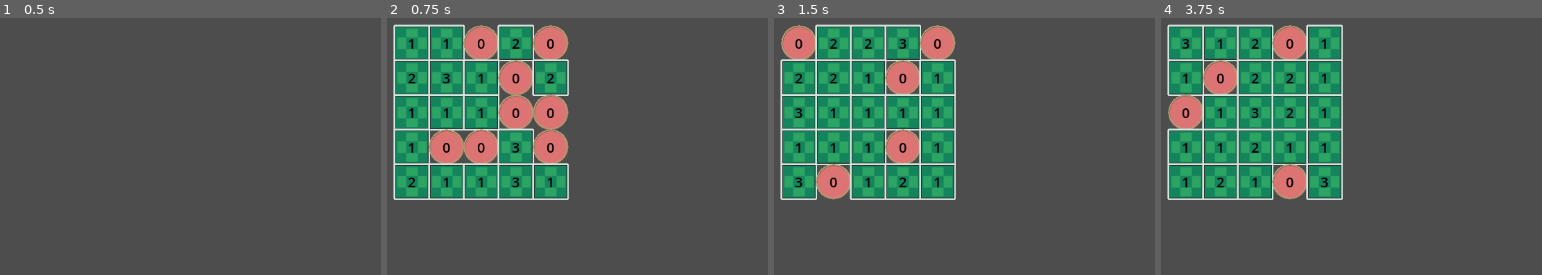
Above: before the commit, frames 1-4 (left to right).
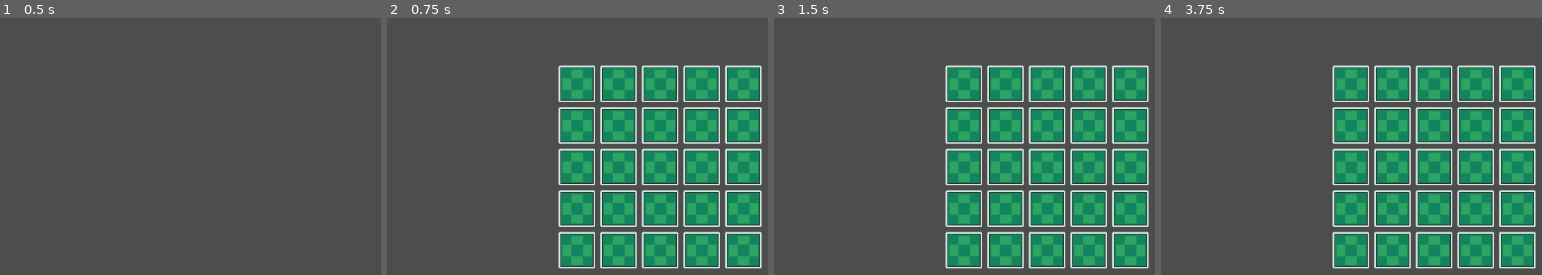
Above: after the commit, the same moments.

Repository: ShawnButler2021/Voltorb-Flip-Solver
Game: Godot game, scene res://Graph Test 3.tscn
The game is run twice, just before and just after one commit, with the same random seed, the same clock (stepped at 60 frames per second) and the same inputs.
Inputs (mouse positions are in pixels of both pictures, inside the frame that each line leads up to):
- Up to frame 1 (0.5 s): no input
- Up to frame 2 (0.75 s): tap Enter at 0.5 s; move the mouse to (outside the picture) at 0.52 s; tap C at 0.6 s; click (outside the picture) at 0.67 s
- Up to frame 3 (1.5 s): tap Space at 1.25 s; move the mouse to (800, 43) at 1.27 s; tap C at 1.35 s; click (800, 43) at 1.42 s
- Up to frame 4 (3.75 s): tap Enter at 2, 3.5 s; tap C at 2.1, 2.85, 3.6 s; click (1187, 43) at 2.17 s; tap Space at 2.75 s; move the mouse to (1187, 77) at 2.77 s; click (1187, 77) at 2.92 s; move the mouse to (1187, 43) at 3.52 s; click (1187, 43) at 3.67 s

Frame 1 is identical in both runs. In frame 2, 63% of the frame differs, in the area x 1-99%, y 2-98%; in frame 3, 63%; in frame 4, 64%.

Commit message:
Added images, Basic Setup

Diff:
--- a/Voltorb Flip Godot/Graph Test 3.gd
+++ b/Voltorb Flip Godot/Graph Test 3.gd
@@ -42,8 +42,11 @@
 			rootNode = find_node(nodeCreationList, 0, 0)
 			#solve_Voltflip(size, rootNode, rootNode)
 
-			#print(get_row_VoltCount(size))
-			#print(get_column_VoltCount(size))
+			print(get_row_VoltCount(size))
+			print(get_column_VoltCount(size))
+			print("");
+			print(get_column_sum(size))
+			print(get_row_sum(size))
 
 			#connect_nodes(inputNode, null);
 
@@ -69,16 +72,13 @@
 			b.id = counter;
 			b.xCord = i;
 			b.yCord = j;
-			b.global_position = Vector2(i * 50, j * 50);
+			b.global_position = Vector2(i * 60, j * 60);
 			# Create Voltblip value
-			b.update_visual(randi_range(0, 4))
-
+			b.set_value(randi_range(0, 5))
 
 			nodeCreationList.append(b)
 			get_parent().add_child(b)
 		#
-
-
 	var copyList = nodeCreationList.duplicate()
 
 	for i in size:
@@ -100,7 +100,7 @@
 	for i in size:
 		var sum = 0;
 		for j in size:
-			sum = sum + selectedNode.id
+			sum = sum + selectedNode.nodeValue
 			selectedNode = selectedNode.southNode
 
 		columnSums.append(sum)
@@ -116,7 +116,7 @@
 	for i in size:
 		var sum = 0;
 		for j in size:
-			sum = sum + selectedNode.id
+			sum = sum + selectedNode.nodeValue
 			selectedNode = selectedNode.eastNode
 
 		rowSums.append(sum)
@@ -167,6 +167,7 @@
 
 	return(columnCount)
 
+#Not being used.
 func solve_Voltflip(size:int, selectedNode:Node, selectedRow:Node) -> bool:
 	print("SelectedNode: ", selectedNode.xCord, "  ", selectedNode.yCord)
 	print("Info: ", get_row_VoltCount(size)[selectedNode.yCord] , "  ",  rowVoltCount[selectedNode.yCord])
@@ -199,7 +200,6 @@
 	else:
 		return(solve_Voltflip(size, selectedNode, selectedRow))
 
-#Not being used.
 func connect_nodes(inputNode, inputPrevious):
 	var notVisited = inputNode.visited_neighbors();
 
--- a/Voltorb Flip Godot/Graph Test 3.tscn
+++ b/Voltorb Flip Godot/Graph Test 3.tscn
@@ -8,4 +8,4 @@
 [node name="Timer" type="Timer" parent="."]
 
 [node name="Camera2D" type="Camera2D" parent="."]
-position = Vector2(465, 240)
+position = Vector2(227, 181)
--- a/Voltorb Flip Godot/node.gd
+++ b/Voltorb Flip Godot/node.gd
@@ -50,7 +50,12 @@
 
 func _on_area_2d_input_event(viewport: Node, event: InputEvent, shape_idx: int) -> void:
 	if event is InputEventMouseButton and event.button_index == MOUSE_BUTTON_LEFT and event.pressed:
-		print(xCord, " ", yCord)
+
+
+		if (nodeValue == 0):
+			$Sprite2D.frame = 1;
+		else:
+			upgrade_text(nodeValue)
 
 func update_previous(inputNode):
 	if (previousNodeList[0] == null):
@@ -65,12 +70,15 @@
 		return -1;
 
 func update_visual(spriteValue : int) -> void:
-
-	if (spriteValue == 4):
+	if (spriteValue >= 4):
 		spriteValue = 1;
-
 	nodeValue = spriteValue
 
-	upgrade_text(spriteValue)
+	#upgrade_text(spriteValue)
 	if (nodeValue == 0):
 		$Sprite2D.frame = 1;
+
+func set_value(inputValue :int) -> void:
+	if (inputValue >= 4):
+		inputValue = 1;
+	nodeValue = inputValue
--- a/Voltorb Flip Godot/node.tscn
+++ b/Voltorb Flip Godot/node.tscn
@@ -1,8 +1,9 @@
-[gd_scene load_steps=7 format=3 uid="uid://cbdkqkppd4owf"]
+[gd_scene load_steps=8 format=3 uid="uid://cbdkqkppd4owf"]
 
 [ext_resource type="Script" path="res://node.gd" id="1_tu7qa"]
 [ext_resource type="Texture2D" uid="uid://dquig5kdpw172" path="res://token_1.png" id="2_cn8n7"]
 [ext_resource type="Texture2D" uid="uid://cboxd1801hsdj" path="res://undiscoveredTile.png" id="2_iu3ii"]
+[ext_resource type="Texture2D" uid="uid://d0gkgpt4pwqhk" path="res://Voltorb.png" id="3_ncfsw"]
 [ext_resource type="Texture2D" uid="uid://bubkyhoy72cpq" path="res://token_3.png" id="3_va857"]
 
 [sub_resource type="SpriteFrames" id="SpriteFrames_yrnvy"]
@@ -10,6 +11,9 @@
 "frames": [{
 "duration": 1.0,
 "texture": ExtResource("2_iu3ii")
+}, {
+"duration": 1.0,
+"texture": ExtResource("3_ncfsw")
 }, {
 "duration": 1.0,
 "texture": ExtResource("3_va857")
Binary file added: Voltorb Flip Godot/BlueCounter4.png
Not shown, added: Voltorb Flip Godot/BlueCounter4.png.import
Binary file added: Voltorb Flip Godot/GreenCounter2.png
Not shown, added: Voltorb Flip Godot/GreenCounter2.png.import
Binary file added: Voltorb Flip Godot/OrangeCounter3.png
Not shown, added: Voltorb Flip Godot/OrangeCounter3.png.import
Binary file added: Voltorb Flip Godot/PurpleCounter5.png
Not shown, added: Voltorb Flip Godot/PurpleCounter5.png.import
Binary file added: Voltorb Flip Godot/RedCounter1.png
Not shown, added: Voltorb Flip Godot/RedCounter1.png.import
